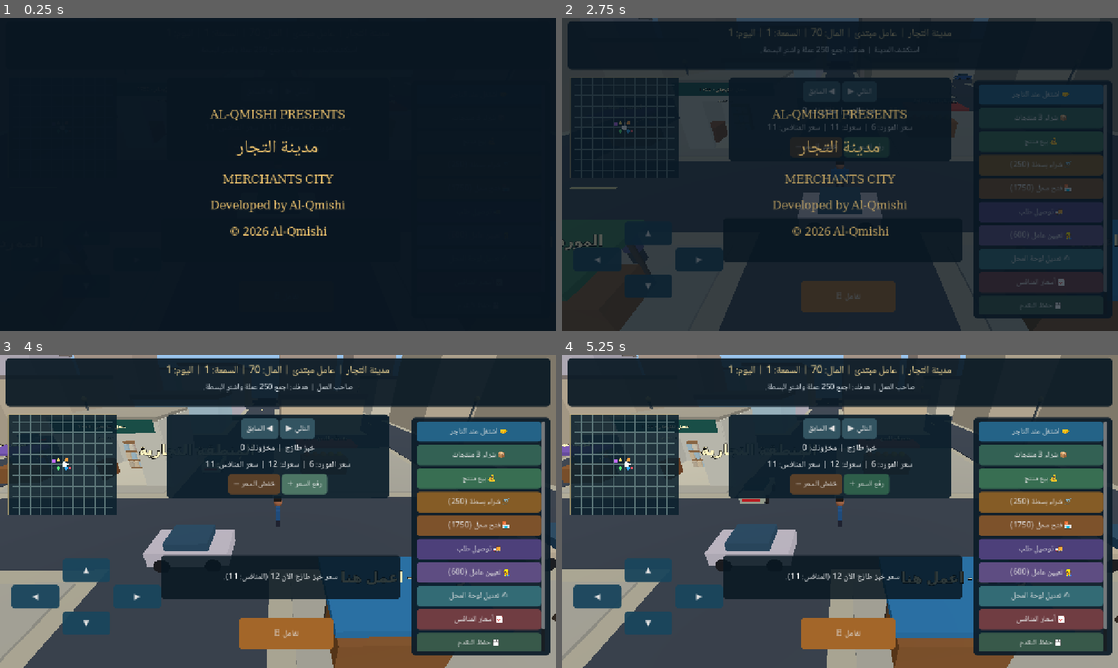
Above: before the commit, frames 1-4 (two rows, left to right).
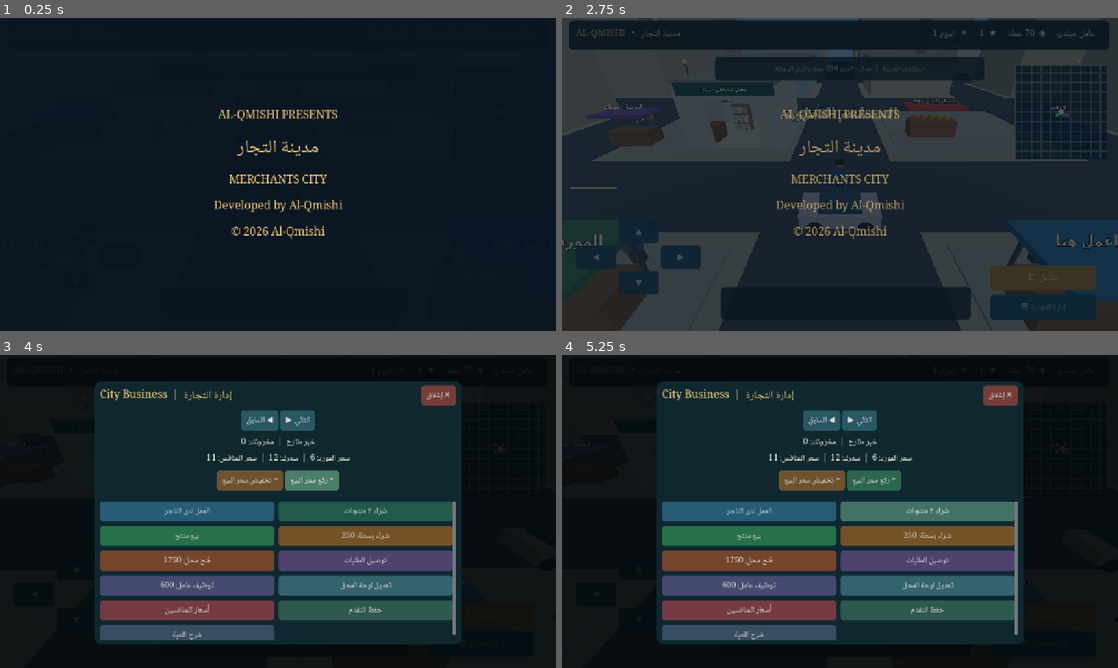
Above: after the commit, the same moments.

Repository: lllbx5ll-crypto/LLLLSLLLL
Game: Godot game, scene res://scenes/Main.tscn
Two runs of this game, one before a commit and one after it. Both use one fixed random seed, a clock stepped at 60 frames per second and the inputs below.
Inputs (mouse positions are in pixels of both pictures, inside the frame that each line leads up to):
- Up to frame 1 (0.25 s): no input
- Up to frame 2 (2.75 s): click (867, 146) at 0.5 s, where only the run before the commit has a clickable "رفع السعر +"; click "تفاعل E" at 1.25 s; click (823, 93) at 2 s, where only the run before the commit has a clickable "◀ السابق"
- Up to frame 3 (4 s): tap Enter at 2.75 s; hold D 2.78-3.5 s; tap Tab at 2.85 s; tap E at 3.05 s; click (311, 480) at 3.5 s, where only the run after the commit has a clickable "+ رفع سعر البيع"
- Up to frame 4 (5.25 s): click (751, 511) at 4.25 s, where only the run after the commit has a clickable "العمل لدى التاجر"; click (928, 511) at 5 s, where only the run after the commit has a clickable "شراء ٣ منتجات"

The runs differ from the first frame. In frame 1, 1.6% of the frame differs, in the area x 37-62%, y 29-71%; in frame 2, 27%; in frame 3, 80%; in frame 4, 80%, in the area x 0-100%, y 0-100%.

Commit message:
Replace obstructive mobile HUD with exploration-first UI and separate trade management menu

Diff:
--- a/scripts/Game.gd
+++ b/scripts/Game.gd
@@ -16,6 +16,7 @@
 var store_edit: LineEdit
 var road_edit: LineEdit
 var help_overlay: ColorRect
+var trading_overlay: ColorRect
 var selected_product: int = 0
 var direction_keys: Dictionary = {"up": false, "down": false, "left": false, "right": false}
 var notice_duration: float = 0.0
@@ -77,9 +78,13 @@
 	if event is InputEventKey and event.pressed and not event.echo:
 		if event.keycode == KEY_E:
 			_action("interact")
+		elif event.keycode == KEY_TAB:
+			_action("trade")
 		elif event.keycode == KEY_F5:
 			_action("save")
 		elif event.keycode == KEY_ESCAPE:
+			if trading_overlay != null:
+				trading_overlay.visible = false
 			if pop_overlay != null:
 				pop_overlay.visible = false
 			if help_overlay != null:
@@ -95,113 +100,81 @@
 	ui_root.mouse_filter = Control.MOUSE_FILTER_IGNORE
 	layer.add_child(ui_root)
 	var ui_theme := Theme.new()
-	var arabic := SystemFont.new()
-	arabic.font_names = PackedStringArray(["Noto Naskh Arabic", "Noto Sans Arabic", "DejaVu Sans"])
-	ui_theme.default_font = arabic
-	ui_theme.default_font_size = 22
+	var font_path: String = "res://assets/fonts/NotoNaskhArabic.ttf"
+	if ResourceLoader.exists(font_path):
+		ui_theme.default_font = load(font_path)
+	else:
+		var system_font := SystemFont.new()
+		system_font.font_names = PackedStringArray(["Noto Naskh Arabic", "Noto Sans Arabic", "DejaVu Sans"])
+		ui_theme.default_font = system_font
+	ui_theme.default_font_size = 19
 	ui_root.theme = ui_theme
 
-	# Header strip: player progression.
-	var header := _panel(Color(0.035, 0.095, 0.14, 0.92), 10)
-	header.anchor_left = 0.01
-	header.anchor_right = 0.99
-	header.anchor_top = 0.01
-	header.anchor_bottom = 0.01
-	header.offset_bottom = 112
-	ui_root.add_child(header)
-	var stack := VBoxContainer.new()
-	stack.add_theme_constant_override("separation", 3)
-	header.add_child(stack)
+	# Only a slim HUD is visible during free exploration.
+	var top_bar := _panel(Color(0.025, 0.075, 0.11, 0.91), 12)
+	top_bar.anchor_left = 0.012
+	top_bar.anchor_right = 0.985
+	top_bar.anchor_top = 0.008
+	top_bar.anchor_bottom = 0.101
+	ui_root.add_child(top_bar)
+
+	var brand := Label.new()
+	brand.text = "مدينة التجار   •   AL-QMISHI"
+	brand.anchor_left = 0.025
+	brand.anchor_right = 0.32
+	brand.anchor_top = 0.013
+	brand.anchor_bottom = 0.091
+	brand.vertical_alignment = VERTICAL_ALIGNMENT_CENTER
+	brand.add_theme_font_size_override("font_size", 21)
+	brand.add_theme_color_override("font_color", Color(0.99, 0.82, 0.52))
+	ui_root.add_child(brand)
+
 	hud = Label.new()
-	hud.add_theme_font_size_override("font_size", 23)
-	hud.add_theme_color_override("font_color", Color(1.0, 0.89, 0.61))
-	hud.horizontal_alignment = HORIZONTAL_ALIGNMENT_CENTER
-	stack.add_child(hud)
+	hud.anchor_left = 0.33
+	hud.anchor_right = 0.96
+	hud.anchor_top = 0.013
+	hud.anchor_bottom = 0.091
+	hud.vertical_alignment = VERTICAL_ALIGNMENT_CENTER
+	hud.horizontal_alignment = HORIZONTAL_ALIGNMENT_RIGHT
+	hud.clip_text = true
+	hud.add_theme_font_size_override("font_size", 21)
+	hud.add_theme_color_override("font_color", Color(0.94, 0.97, 0.98))
+	ui_root.add_child(hud)
+
+	var objective_panel := _panel(Color(0.015, 0.087, 0.12, 0.79), 10)
+	objective_panel.anchor_left = 0.275
+	objective_panel.anchor_right = 0.76
+	objective_panel.anchor_top = 0.125
+	objective_panel.anchor_bottom = 0.20
+	ui_root.add_child(objective_panel)
 	location_info = Label.new()
 	location_info.horizontal_alignment = HORIZONTAL_ALIGNMENT_CENTER
-	location_info.add_theme_font_size_override("font_size", 18)
-	location_info.add_theme_color_override("font_color", Color(0.95, 0.98, 1.0))
-	stack.add_child(location_info)
-
-	# Street minimap: roads, shops, suppliers, player and current heading.
+	location_info.vertical_alignment = VERTICAL_ALIGNMENT_CENTER
+	location_info.clip_text = true
+	location_info.add_theme_font_size_override("font_size", 17)
+	location_info.add_theme_color_override("font_color", Color(0.95, 0.93, 0.83))
+	objective_panel.add_child(location_info)
+
+	# A small street map in the corner, not a giant gameplay obstruction.
 	var mini_map := preload("res://scripts/Minimap.gd").new()
 	mini_map.name = "StreetMinimap"
 	mini_map.player_ref = avatar
 	mini_map.city_ref = city
-	mini_map.anchor_left = 0.015
-	mini_map.anchor_right = 0.21
-	mini_map.anchor_top = 0.19
-	mini_map.anchor_bottom = 0.51
+	mini_map.anchor_left = 0.815
+	mini_map.anchor_right = 0.98
+	mini_map.anchor_top = 0.15
+	mini_map.anchor_bottom = 0.45
 	ui_root.add_child(mini_map)
 
-	# Product and competitor data.
-	var product_panel := _panel(Color(0.045, 0.12, 0.17, 0.93), 10)
-	product_panel.anchor_left = 0.30
-	product_panel.anchor_right = 0.70
-	product_panel.anchor_top = 0.19
-	product_panel.anchor_bottom = 0.43
-	ui_root.add_child(product_panel)
-	var product_v := VBoxContainer.new()
-	product_panel.add_child(product_v)
-	var selection := HBoxContainer.new()
-	selection.alignment = BoxContainer.ALIGNMENT_CENTER
-	product_v.add_child(selection)
-	var prev := _button("◀ السابق", Color(0.20, 0.33, 0.38))
-	prev.pressed.connect(func() -> void: _choose_product(-1))
-	selection.add_child(prev)
-	var next := _button("التالي ▶", Color(0.20, 0.33, 0.38))
-	next.pressed.connect(func() -> void: _choose_product(1))
-	selection.add_child(next)
-	product_info = Label.new()
-	product_info.horizontal_alignment = HORIZONTAL_ALIGNMENT_CENTER
-	product_info.add_theme_font_size_override("font_size", 20)
-	product_info.autowrap_mode = TextServer.AUTOWRAP_WORD_SMART
-	product_v.add_child(product_info)
-	var prices := HBoxContainer.new()
-	prices.alignment = BoxContainer.ALIGNMENT_CENTER
-	product_v.add_child(prices)
-	var lower := _button("خفض السعر −", Color(0.35, 0.25, 0.16))
-	lower.pressed.connect(func() -> void: _action("price_down"))
-	prices.add_child(lower)
-	var higher := _button("رفع السعر +", Color(0.18, 0.37, 0.29))
-	higher.pressed.connect(func() -> void: _action("price_up"))
-	prices.add_child(higher)
-
-	# Scrollable right-side action buttons.
-	var side_panel := _panel(Color(0.045, 0.11, 0.16, 0.93), 10)
-	side_panel.anchor_left = 0.74
-	side_panel.anchor_right = 0.99
-	side_panel.anchor_top = 0.20
-	side_panel.anchor_bottom = 0.96
-	ui_root.add_child(side_panel)
-	var scroll := ScrollContainer.new()
-	scroll.size_flags_vertical = Control.SIZE_EXPAND_FILL
-	side_panel.add_child(scroll)
-	var commands := VBoxContainer.new()
-	commands.size_flags_horizontal = Control.SIZE_EXPAND_FILL
-	commands.add_theme_constant_override("separation", 7)
-	scroll.add_child(commands)
-	_add_action(commands, "🤝 اشتغل عند التاجر", "work", Color(0.14, 0.39, 0.53))
-	_add_action(commands, "📦 شراء 3 منتجات", "buy", Color(0.20, 0.38, 0.33))
-	_add_action(commands, "💰 بيع منتج", "sell", Color(0.22, 0.43, 0.32))
-	_add_action(commands, "🛒 شراء بسطة (250)", "stall", Color(0.52, 0.36, 0.15))
-	_add_action(commands, "🏪 فتح محل (1750)", "shop", Color(0.49, 0.32, 0.17))
-	_add_action(commands, "🚚 توصيل طلب", "deliver", Color(0.30, 0.25, 0.48))
-	_add_action(commands, "👷 تعيين عامل (600)", "hire", Color(0.37, 0.30, 0.51))
-	_add_action(commands, "✍ تعديل لوحة المحل", "sign", Color(0.20, 0.42, 0.46))
-	_add_action(commands, "📈 أسعار المنافس", "rival", Color(0.44, 0.24, 0.26))
-	_add_action(commands, "💾 حفظ التقدم", "save", Color(0.22, 0.35, 0.29))
-	_add_action(commands, "❔ شرح اللعبة", "help", Color(0.25, 0.30, 0.40))
-
-	# Direction controls: work on Android and desktop.
+	# The controls fit in the bottom corners. Keep streets and character visible.
 	var directions := GridContainer.new()
 	directions.columns = 3
-	directions.anchor_left = 0.02
-	directions.anchor_right = 0.29
-	directions.anchor_top = 0.65
-	directions.anchor_bottom = 0.97
-	directions.add_theme_constant_override("h_separation", 7)
-	directions.add_theme_constant_override("v_separation", 7)
+	directions.anchor_left = 0.025
+	directions.anchor_right = 0.25
+	directions.anchor_top = 0.645
+	directions.anchor_bottom = 0.965
+	directions.add_theme_constant_override("h_separation", 5)
+	directions.add_theme_constant_override("v_separation", 5)
 	ui_root.add_child(directions)
 	_add_empty_cell(directions)
 	_add_direction(directions, "▲", "up")
@@ -213,29 +186,127 @@
 	_add_direction(directions, "▼", "down")
 	_add_empty_cell(directions)
 
-	var interact := _button("تفاعل  E", Color(0.64, 0.40, 0.16))
-	interact.anchor_left = 0.43
-	interact.anchor_right = 0.60
-	interact.anchor_top = 0.84
-	interact.anchor_bottom = 0.94
+	var interact := _button("تفاعل  E", Color(0.70, 0.46, 0.15))
+	interact.anchor_left = 0.77
+	interact.anchor_right = 0.96
+	interact.anchor_top = 0.79
+	interact.anchor_bottom = 0.87
+	interact.add_theme_font_size_override("font_size", 22)
 	interact.pressed.connect(func() -> void: _action("interact"))
 	ui_root.add_child(interact)
 
-	var message_panel := _panel(Color(0.03, 0.09, 0.13, 0.85), 8)
-	message_panel.anchor_left = 0.29
-	message_panel.anchor_right = 0.72
-	message_panel.anchor_top = 0.64
-	message_panel.anchor_bottom = 0.78
+	var trade := _button("إدارة التجارة  ☰", Color(0.08, 0.29, 0.36))
+	trade.anchor_left = 0.77
+	trade.anchor_right = 0.96
+	trade.anchor_top = 0.885
+	trade.anchor_bottom = 0.965
+	trade.pressed.connect(func() -> void: _action("trade"))
+	ui_root.add_child(trade)
+
+	var message_panel := _panel(Color(0.018, 0.075, 0.105, 0.82), 9)
+	message_panel.anchor_left = 0.285
+	message_panel.anchor_right = 0.735
+	message_panel.anchor_top = 0.86
+	message_panel.anchor_bottom = 0.964
 	ui_root.add_child(message_panel)
 	notice_label = Label.new()
 	notice_label.horizontal_alignment = HORIZONTAL_ALIGNMENT_CENTER
 	notice_label.vertical_alignment = VERTICAL_ALIGNMENT_CENTER
 	notice_label.autowrap_mode = TextServer.AUTOWRAP_WORD_SMART
-	notice_label.add_theme_font_size_override("font_size", 19)
+	notice_label.add_theme_font_size_override("font_size", 18)
 	message_panel.add_child(notice_label)
 
+	_create_trade_popup()
 	_create_sign_popup()
 	_create_help_popup()
+
+func _create_trade_popup() -> void:
+	trading_overlay = ColorRect.new()
+	trading_overlay.name = "TradingMenu"
+	trading_overlay.color = Color(0.015, 0.035, 0.045, 0.92)
+	trading_overlay.set_anchors_and_offsets_preset(Control.PRESET_FULL_RECT)
+	trading_overlay.visible = false
+	trading_overlay.mouse_filter = Control.MOUSE_FILTER_STOP
+	ui_root.add_child(trading_overlay)
+
+	var card := _panel(Color(0.06, 0.16, 0.19, 0.98), 16)
+	card.anchor_left = 0.17
+	card.anchor_right = 0.83
+	card.anchor_top = 0.085
+	card.anchor_bottom = 0.925
+	trading_overlay.add_child(card)
+	var main_v := VBoxContainer.new()
+	main_v.add_theme_constant_override("separation", 10)
+	card.add_child(main_v)
+
+	var header := HBoxContainer.new()
+	header.add_theme_constant_override("separation", 12)
+	main_v.add_child(header)
+	var heading := Label.new()
+	heading.text = "إدارة التجارة  |  City Business"
+	heading.size_flags_horizontal = Control.SIZE_EXPAND_FILL
+	heading.add_theme_font_size_override("font_size", 25)
+	heading.add_theme_color_override("font_color", Color(0.98, 0.81, 0.48))
+	header.add_child(heading)
+	var close := _button("✕ إغلاق", Color(0.46, 0.24, 0.22))
+	close.pressed.connect(func() -> void: trading_overlay.visible = false)
+	header.add_child(close)
+
+	var controls := HBoxContainer.new()
+	controls.alignment = BoxContainer.ALIGNMENT_CENTER
+	main_v.add_child(controls)
+	var previous := _button("◀ السابق", Color(0.16, 0.34, 0.39))
+	previous.pressed.connect(func() -> void: _choose_product(-1))
+	controls.add_child(previous)
+	var next := _button("التالي ▶", Color(0.16, 0.34, 0.39))
+	next.pressed.connect(func() -> void: _choose_product(1))
+	controls.add_child(next)
+
+	product_info = Label.new()
+	product_info.horizontal_alignment = HORIZONTAL_ALIGNMENT_CENTER
+	product_info.autowrap_mode = TextServer.AUTOWRAP_WORD_SMART
+	product_info.add_theme_font_size_override("font_size", 19)
+	product_info.add_theme_color_override("font_color", Color(0.98, 0.97, 0.90))
+	main_v.add_child(product_info)
+
+	var price_tools := HBoxContainer.new()
+	price_tools.alignment = BoxContainer.ALIGNMENT_CENTER
+	main_v.add_child(price_tools)
+	var cheaper := _button("− تخفيض سعر البيع", Color(0.43, 0.32, 0.18))
+	cheaper.pressed.connect(func() -> void: _action("price_down"))
+	price_tools.add_child(cheaper)
+	var higher := _button("+ رفع سعر البيع", Color(0.17, 0.40, 0.30))
+	higher.pressed.connect(func() -> void: _action("price_up"))
+	price_tools.add_child(higher)
+
+	var separator := HSeparator.new()
+	main_v.add_child(separator)
+	var action_scroll := ScrollContainer.new()
+	action_scroll.size_flags_vertical = Control.SIZE_EXPAND_FILL
+	main_v.add_child(action_scroll)
+	var action_grid := GridContainer.new()
+	action_grid.columns = 2
+	action_grid.size_flags_horizontal = Control.SIZE_EXPAND_FILL
+	action_grid.add_theme_constant_override("h_separation", 10)
+	action_grid.add_theme_constant_override("v_separation", 10)
+	action_scroll.add_child(action_grid)
+	_menu_action(action_grid, "العمل لدى التاجر", "work", Color(0.15, 0.36, 0.46))
+	_menu_action(action_grid, "شراء ٣ منتجات", "buy", Color(0.13, 0.35, 0.29))
+	_menu_action(action_grid, "بيع منتج", "sell", Color(0.15, 0.44, 0.29))
+	_menu_action(action_grid, "شراء بسطة: 250", "stall", Color(0.46, 0.32, 0.15))
+	_menu_action(action_grid, "فتح محل: 1750", "shop", Color(0.46, 0.27, 0.17))
+	_menu_action(action_grid, "توصيل الطلبات", "deliver", Color(0.31, 0.26, 0.43))
+	_menu_action(action_grid, "توظيف عامل: 600", "hire", Color(0.27, 0.29, 0.44))
+	_menu_action(action_grid, "تعديل لوحة المحل", "sign", Color(0.20, 0.39, 0.43))
+	_menu_action(action_grid, "أسعار المنافسين", "rival", Color(0.46, 0.23, 0.27))
+	_menu_action(action_grid, "حفظ التقدم", "save", Color(0.18, 0.35, 0.31))
+	_menu_action(action_grid, "شرح اللعبة", "help", Color(0.22, 0.30, 0.38))
+
+func _menu_action(parent: GridContainer, title: String, action: String, color: Color) -> void:
+	var button := _button(title, color)
+	button.size_flags_horizontal = Control.SIZE_EXPAND_FILL
+	button.pressed.connect(func() -> void: _action(action))
+	parent.add_child(button)
 
 func _panel(bg: Color, corner: int = 12) -> PanelContainer:
 	var panel := PanelContainer.new()
@@ -397,7 +468,7 @@
 func _update_hud() -> void:
 	if hud == null:
 		return
-	hud.text = "مدينة التجار  |  %s  |  المال: %d  |  السمعة: %d  |  اليوم: %d" % [economy.stage_name(), economy.money, economy.reputation, economy.day]
+	hud.text = "%s     ◈  %d عملة     ★  %d     ☀  اليوم %d" % [economy.stage_name(), economy.money, economy.reputation, economy.day]
 	var loc: String = city.nearest_location(avatar.position, 9.5)
 	var loc_text: String = city.LOCATION_LABELS.get(loc, "استكشف المدينة")
 	location_info.text = "%s  |  %s" % [str(loc_text), economy.objective()]
@@ -419,6 +490,10 @@
 func _action(action: String) -> void:
 	var message: String = ""
 	match action:
+		"trade":
+			trading_overlay.visible = not trading_overlay.visible
+			sound.effect("open")
+			return
 		"work":
 			message = economy.work_shift() if _can_use("employer") else "اقترب من بسطة صاحب العمل الأزرق."
 		"buy":
